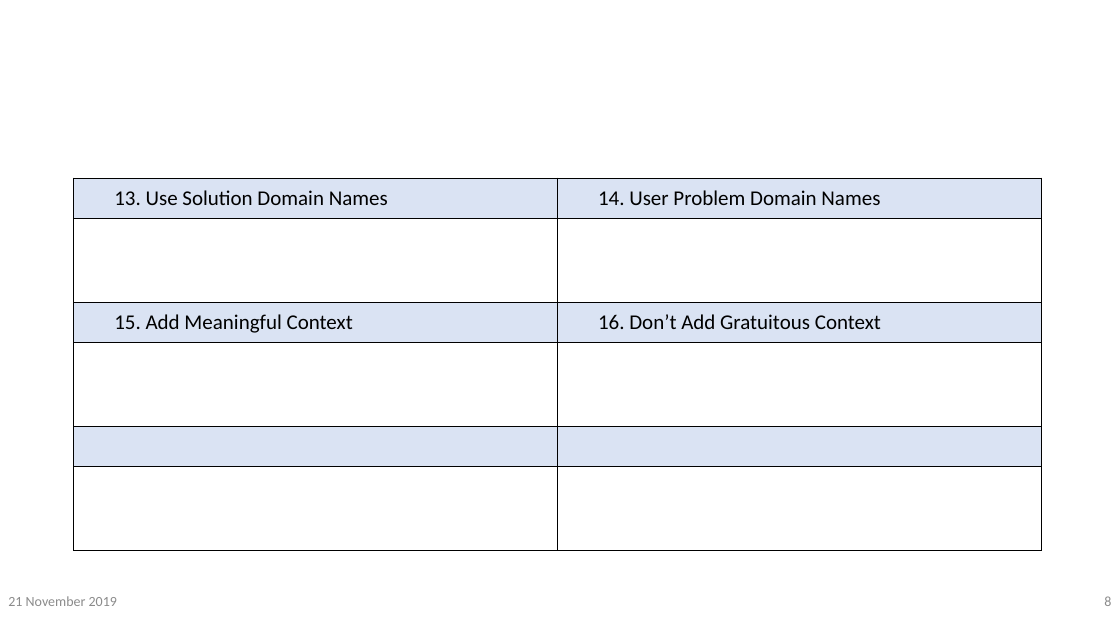
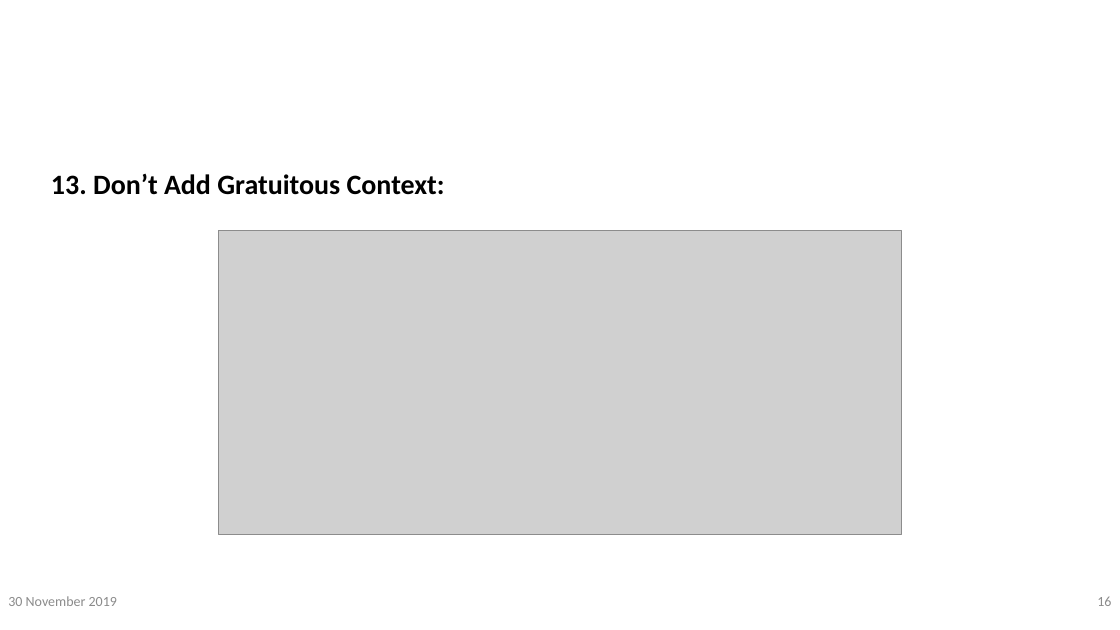
Before and after one commit to vinanti/Skills, a slide deck: slide 16 of PPT/Clean Code/Clean Code.pptx (slide 8 before the commit). Drawn at 1120x630 pixels with LibreOffice and Linux fonts; fonts in the diff are those of the drawing; grey boxes stand for pictures; background and template pictures are left out. Boxes give left, top, right and bottom in pixels: in the first picture for what was removed or moved away, otherwise in the second. Text is boxed around its words. In the diff, an @@ line names an element or a change of style, - is before the commit and + after.

```diff
--- a/PPT/Clean Code/Clean Code.pptx
+++ b/PPT/Clean Code/Clean Code.pptx
@@ text added at (51, 174, 445, 195), 24 pt, text #000000, bold @@
+13. Don’t Add Gratuitous Context:
@@ table removed at (74, 178, 1042, 550), 6 rows, 2 columns @@
-13. Use Solution Domain Names | 14. User Problem Domain Names
- | 
-15. Add Meaningful Context | 16. Don’t Add Gratuitous Context
- | 
- | 
- | 
@@ picture added at (219, 230, 902, 535) @@
@@ text at (8, 596, 117, 606): text changed @@
-21 November 2019
+30 November 2019
@@ page number at (1097, 597, 1111, 606): text changed @@
-8
+16
```
Also in this commit, not shown: 19 other slides changed, 32 slides added, 1 other file.
